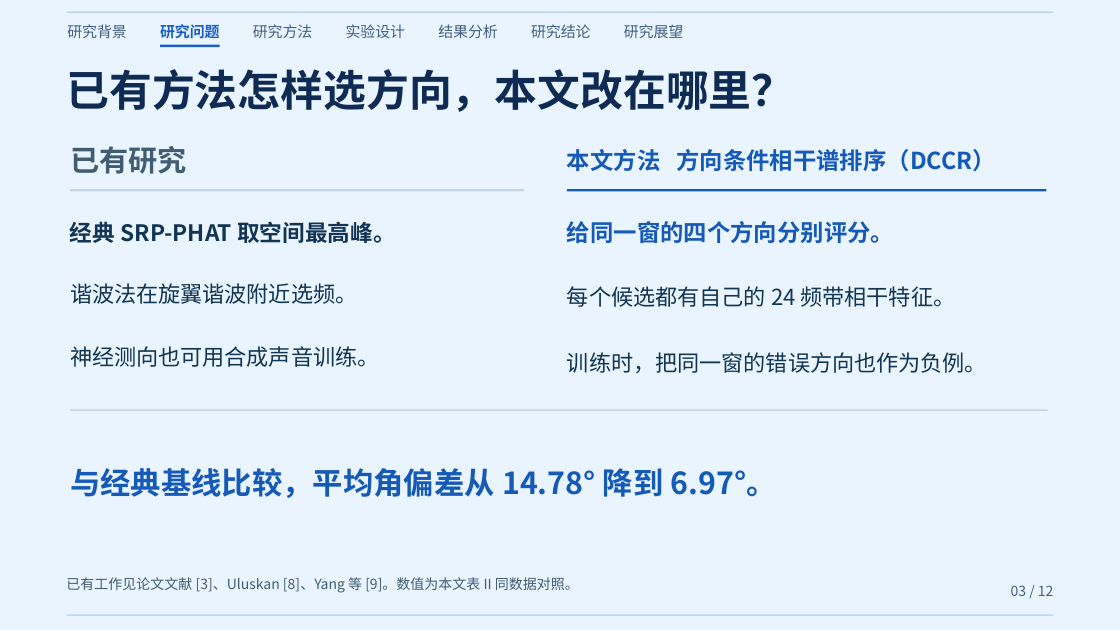
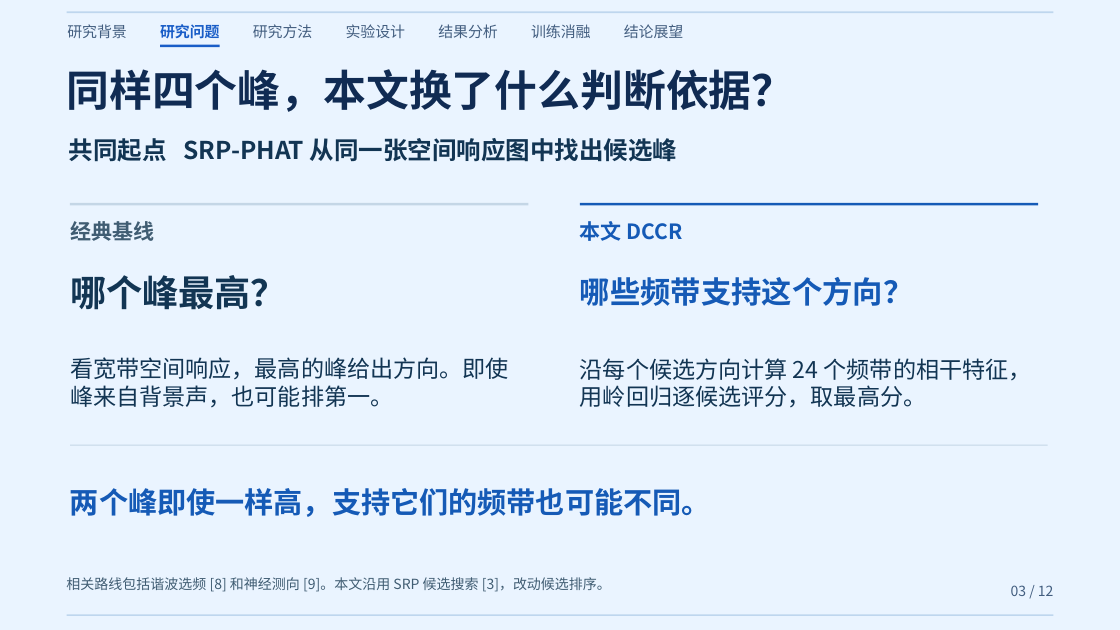
Before and after one commit to coffeeeeffoc/uav-acoustic-detection-localization, a slide deck: slide 3 of paper/公开演讲/研究汇报版/01 研究汇报精简版.pptx. Drawn at 1120x630 pixels with LibreOffice and Linux fonts; fonts in the diff are those of the drawing. Boxes give left, top, right and bottom in pixels: in the first picture for what was removed or moved away, otherwise in the second. Text is boxed around its words. In the diff, an @@ line names an element or a change of style, - is before the commit and + after.

Commit message:
以实测选峰案例和逐窗配对讲清研究贡献

```diff
--- a/paper/公开演讲/研究汇报版/01 研究汇报精简版.pptx
+++ b/paper/公开演讲/研究汇报版/01 研究汇报精简版.pptx
@@ text at bbox=[531, 24, 590, 38]: text changed @@
-研究结论
+训练消融
@@ text at bbox=[624, 24, 683, 38]: text changed @@
-研究展望
+结论展望
@@ text at bbox=[67, 69, 795, 112]: text changed @@
-已有方法怎样选方向，本文改在哪里？
+同样四个峰，本文换了什么判断依据？
@@ text added at bbox=[69, 138, 678, 162], 21 pt, text #123553, bold @@
+共同起点 SRP-PHAT 从同一张空间响应图中找出候选峰
@@ text removed at bbox=[70, 146, 187, 174] @@
-已有研究
@@ text removed at bbox=[567, 149, 996, 171] @@
-本文方法 方向条件相干谱排序（DCCR）
@@ rectangle: place and size @@
-rectangle at bbox=[70, 189, 523, 192]
+rectangle at bbox=[70, 203, 528, 206]
@@ rectangle: place and size @@
-rectangle at bbox=[567, 189, 1047, 192]
+rectangle at bbox=[580, 203, 1038, 206]
@@ text at bbox=[70, 221, 154, 241]: text changed; size 19.4 to 18 pt; text colour #123553 to #405D73 @@
-经典 SRP-PHAT 取空间最高峰。
+经典基线
@@ text removed at bbox=[567, 221, 894, 243] @@
-给同一窗的四个方向分别评分。
@@ text added at bbox=[580, 221, 683, 241], 18 pt, text #155AB6, bold @@
+本文 DCCR
@@ text removed at bbox=[70, 283, 357, 304] @@
-谐波法在旋翼谐波附近选频。
@@ text added at bbox=[70, 275, 287, 310], 31 pt, text #123553, bold @@
+哪个峰最高？
@@ text added at bbox=[580, 277, 914, 306], 26 pt, text #155AB6, bold @@
+哪些频带支持这个方向？
@@ text removed at bbox=[70, 346, 380, 367] @@
-神经测向也可用合成声音训练。
@@ text added at bbox=[70, 357, 509, 408], 19.8 pt, text #123553 @@
+看宽带空间响应，最高的峰给出方向。即使峰来自背景声，也可能排第一。
@@ text removed at bbox=[567, 352, 987, 373] @@
-训练时，把同一窗的错误方向也作为负例。
@@ text at bbox=[580, 358, 1032, 408]: text changed; size 19 to 19.8 pt @@
-每个候选都有自己的 24 频带相干特征。
+沿每个候选方向计算 24 个频带的相干特征，用岭回归逐候选评分，取最高分。
@@ rectangle: place and size @@
-rectangle at bbox=[70, 410, 1048, 412]
+rectangle at bbox=[70, 444, 1048, 445]
@@ text removed at bbox=[70, 468, 777, 498] @@
-与经典基线比较，平均角偏差从 14.78° 降到 6.97°。
@@ text added at bbox=[70, 488, 711, 517], 25 pt, text #155AB6, bold @@
+两个峰即使一样高，支持它们的频带也可能不同。
@@ text at bbox=[66, 577, 611, 592]: text changed @@
-已有工作见论文文献 [3]、Uluskan [8]、Yang 等 [9]。数值为本文表 II 同数据对照。
+相关路线包括谐波选频 [8] 和神经测向 [9]。本文沿用 SRP 候选搜索 [3]，改动候选排序。
```
Also in this commit, not shown: 10 other slides changed, 3 other files.
